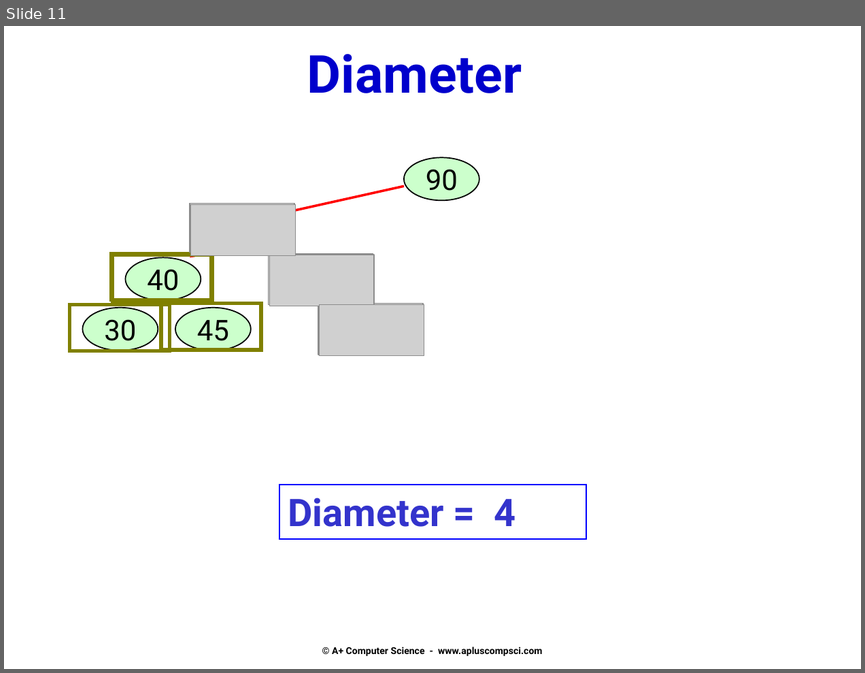
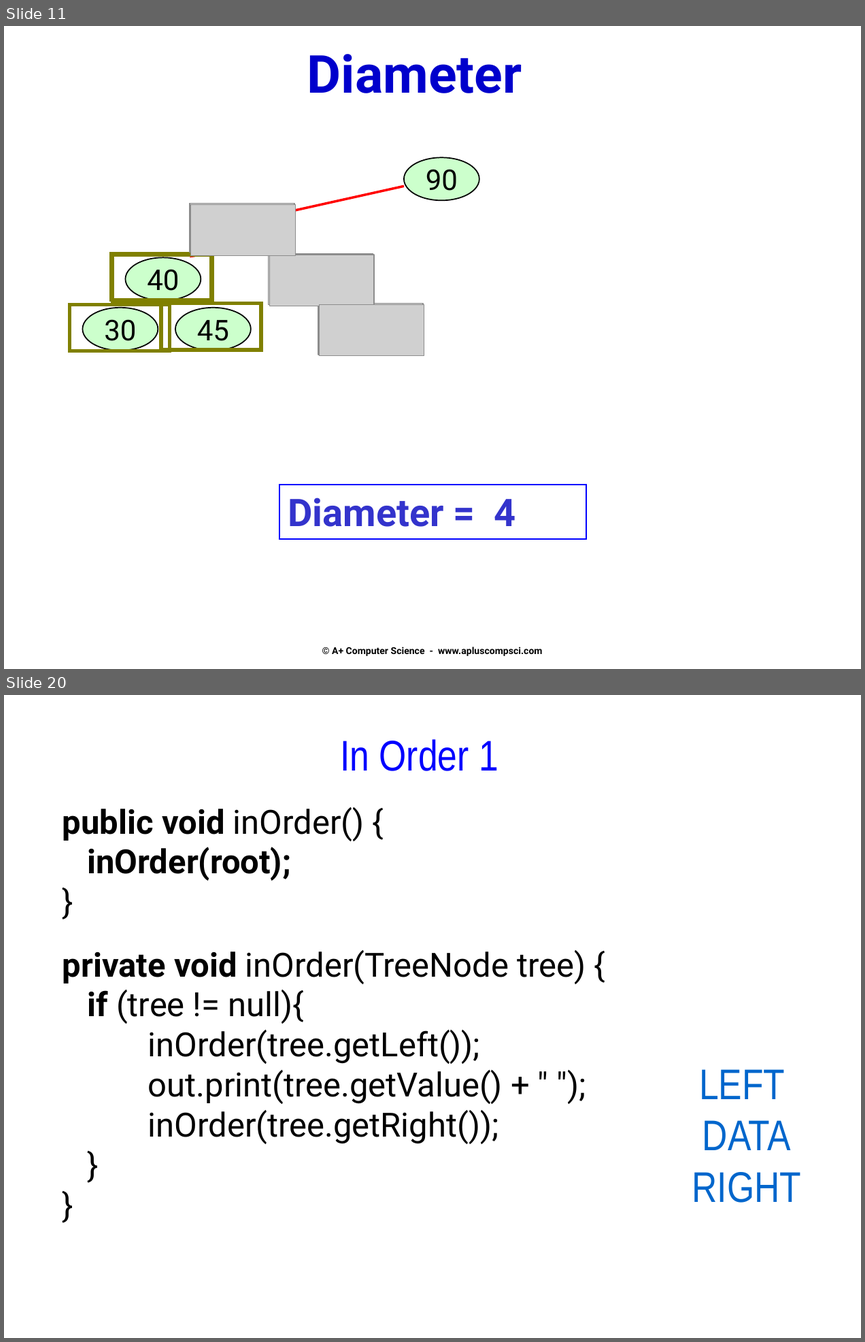
Before and after one commit to Cy-FairCS/cs3, a slide deck: u08a_bTrees/notes/_b - Attributes and and building BSTs.pptx. Shown one above the other, each under a label of ours: slide 11 before the commit, slides 11 and 20 after it; the slides between them are not shown. The pictures are 865x673 and 865x1342 pixels, drawn with LibreOffice and Linux fonts; fonts in the diff are those of the drawing; grey boxes stand for pictures. Boxes give left, top, right and bottom in pixels: in the first picture for what was removed or moved away, otherwise in the second. Text is boxed around its words. In the diff, an @@ line names an element or a change of style, - is before the commit and + after.

```diff
--- a/u08a_bTrees/notes/_b - Attributes and and building BSTs.pptx
+++ b/u08a_bTrees/notes/_b - Attributes and and building BSTs.pptx
@@ slide 20 added at (x1=4, y1=695, x2=861, y2=1338), background #FFFFFF @@
@@ text added at (x1=340, y1=739, x2=498, y2=771), 36 pt, text #0000FF @@
+In Order 1
@@ text added at (x1=62, y1=807, x2=585, y2=1144), 28 pt, text #000000 @@
+public void inOrder() {
+inOrder(root);
+}
+private void inOrder(TreeNode tree) {
+if (tree != null){
+inOrder(tree.getLeft());
+out.print(tree.getValue() + " ");
+inOrder(tree.getRight());
+}
+}
@@ text added at (x1=692, y1=1069, x2=802, y2=1202), 36 pt, text #0066CC @@
+LEFT
+DATA
+RIGHT
```
Also in this commit, not shown: 11 other slides added, 16 slides removed, 1 other file.
